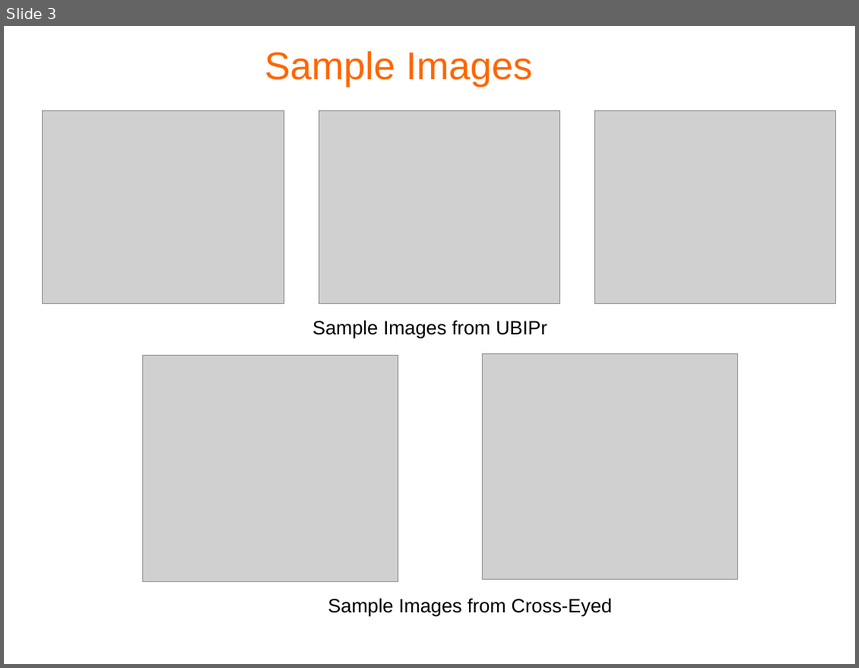
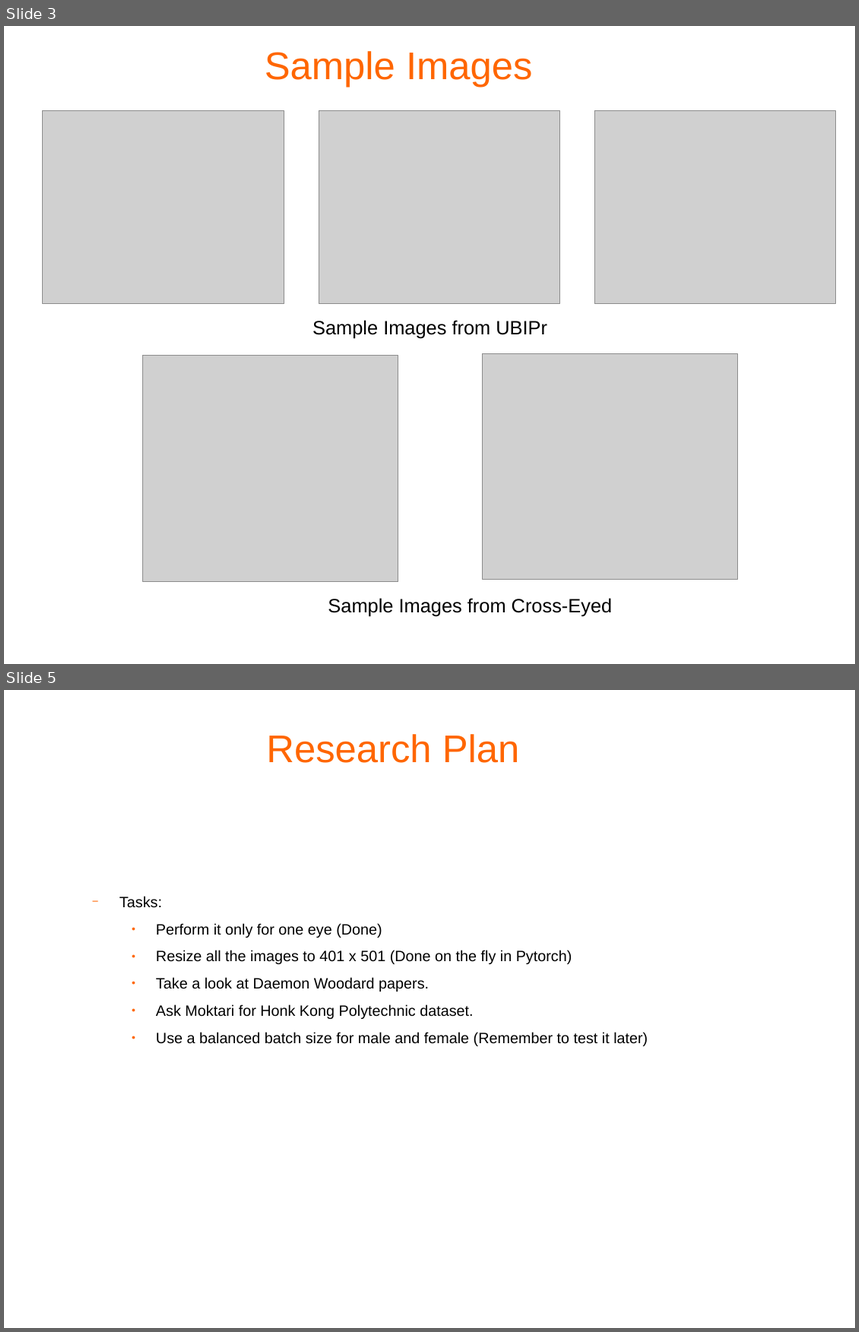
Before and after one commit to vtalreja/Periocular_Project_GitHub, a slide deck: Updates/Updates_02_01.pptx. Shown one above the other, each under a label of ours: slide 3 before the commit, slides 3 and 5 after it; the slides between them are not shown. The pictures are 859x668 and 859x1332 pixels, drawn with LibreOffice and Linux fonts; fonts in the diff are those of the drawing; grey boxes stand for pictures; background and template pictures are left out. Boxes give left, top, right and bottom in pixels: in the first picture for what was removed or moved away, otherwise in the second. Text is boxed around its words. In the diff, an @@ line names an element or a change of style, - is before the commit and + after.

Commit message:
Added some references, added some valuable dataset information and some update to the slides

```diff
--- a/Updates/Updates_02_01.pptx
+++ b/Updates/Updates_02_01.pptx
@@ slide 5 added at (x1=4, y1=690, x2=855, y2=1328), background #FFFFFF @@
@@ text added at (x1=266, y1=734, x2=520, y2=763), 36 pt, text #FF6600 @@
+Research Plan
@@ text added at (x1=120, y1=896, x2=648, y2=1046), 14 pt, text #000000 @@
+  − Tasks:
+    ● Perform it only for one eye (Done)
+    ● Resize all the images to 401 x 501 (Done on the fly in Pytorch)
+    ● Take a look at Daemon Woodard papers.
+    ● Ask Moktari for Honk Kong Polytechnic dataset.
+    ● Use a balanced batch size for male and female (Remember to test it later)
```
Also in this commit, not shown: 1 slide changed, 4 other files.
